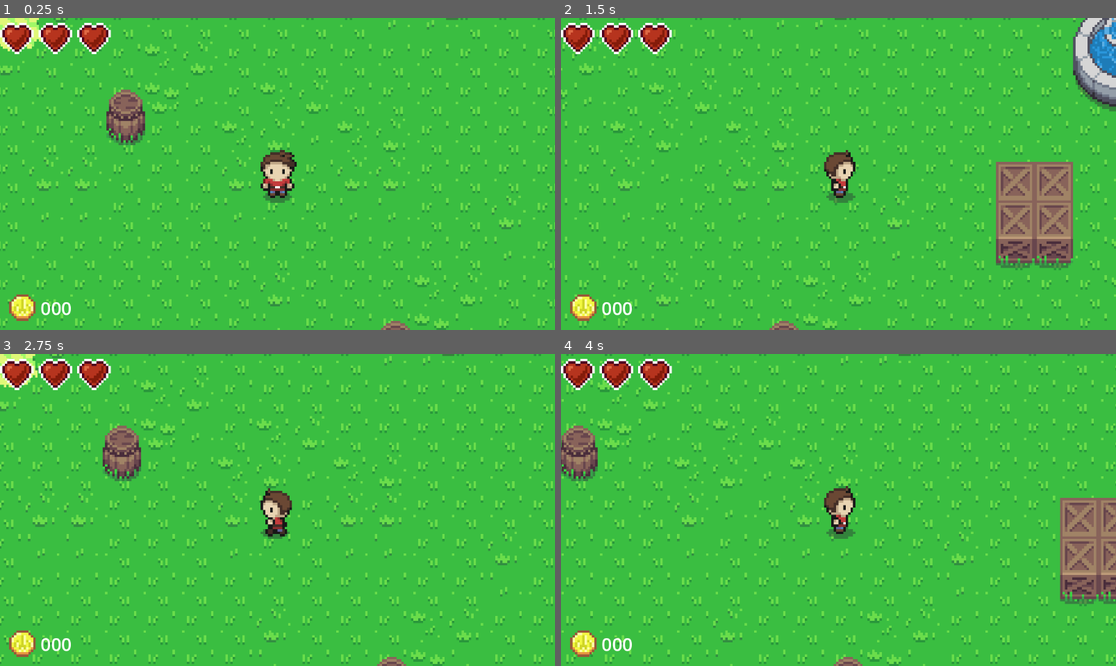
Above: before the commit, frames 1-4 (two rows, left to right).
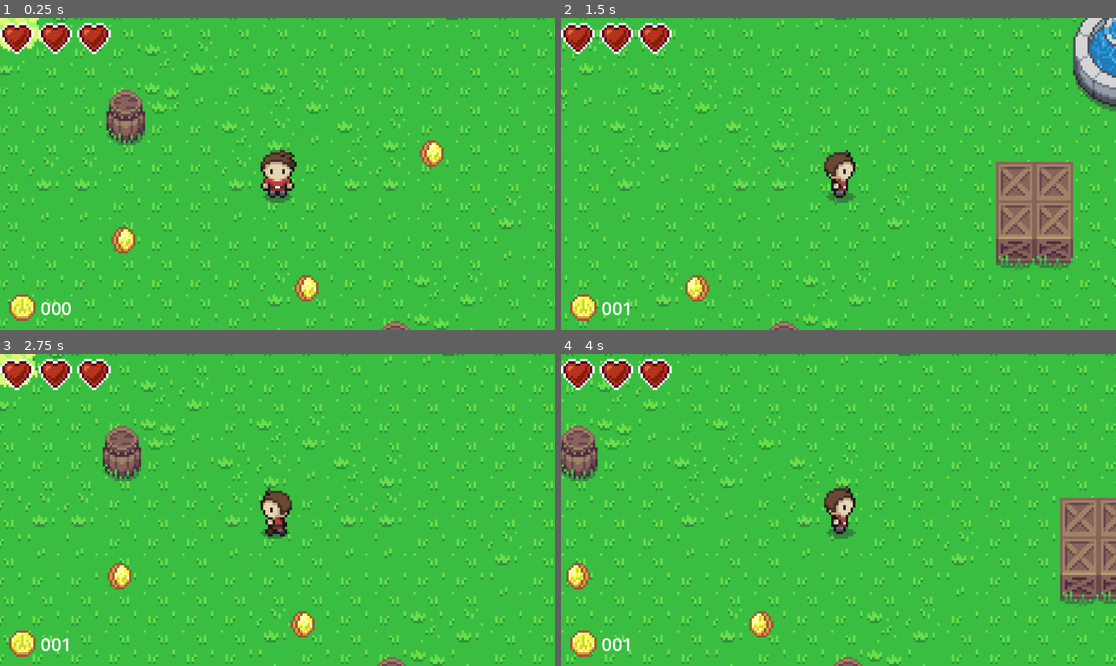
Above: after the commit, the same moments.

Repository: danielathome19/Game-Design-I
Game: Godot game, scene res://td_world_1.tscn
Two runs of this game, one before a commit and one after it. Both use one fixed random seed, a clock stepped at 60 frames per second and the inputs below. The project has no main scene, so this scene is started directly.
Inputs (mouse positions are in pixels of both pictures, inside the frame that each line leads up to):
- Up to frame 1 (0.25 s): no input
- Up to frame 2 (1.5 s): tap Enter (ui_accept) at 0.5, 0.77 s; move the mouse to (960, 158) at 0.52 s; hold Right (ui_right) 0.53-1.25 s; tap I (zoom_cam_in) at 0.6 s; click (960, 158) at 0.67 s; drag from (727, 189) to (810, 236) at 1.27 s
- Up to frame 3 (2.75 s): move the mouse to (333, 441) at 2.02 s; hold Left (ui_left) from 2.03 s (still down); tap I (zoom_cam_in) at 2.1 s
- Up to frame 4 (4 s): release Left (ui_left) at 2.75 s; drag from (810, 572) to (672, 463) at 2.77 s; move the mouse to (1005, 556) at 3.52 s; hold Right (ui_right) from 3.53 s (still down); tap I (zoom_cam_in) at 3.6 s; tap Enter (ui_accept) at 3.77 s

The runs differ from the first frame. In frame 1, 0.9% of the frame differs, in the area x 20-80%, y 39-91%; in frame 2, 0.3%; in frame 3, 0.6%; in frame 4, 0.6%.

Commit message:
Update 11/5

Diff:
--- a/entities/items/BaseItem.tscn
+++ b/entities/items/BaseItem.tscn
@@ -48,7 +48,7 @@
 [node name="AnimatedSprite2D" type="AnimatedSprite2D" parent="."]
 sprite_frames = SubResource("SpriteFrames_d507i")
 autoplay = "default"
-frame_progress = 0.89436
+frame_progress = 0.130401
 
 [node name="Area2D" type="Area2D" parent="."]
 
--- /dev/null
+++ b/entities/items/mini_coin.gd
@@ -0,0 +1,7 @@
+extends BaseItem
+
+func _init(): super._init(1)  # 1/4 of a heart
+
+func interact(player):
+	player.pickup_money(value)
+	remove()
--- /dev/null
+++ b/entities/items/mini_coin.tscn
@@ -0,0 +1,55 @@
+[gd_scene load_steps=9 format=3 uid="uid://dtr4u627fv0om"]
+
+[ext_resource type="Script" path="res://entities/items/mini_coin.gd" id="1_cc7gc"]
+[ext_resource type="Texture2D" uid="uid://dbt60ovnsbb45" path="res://assets/sprites/zelda_like/objects.png" id="1_v0xjp"]
+
+[sub_resource type="AtlasTexture" id="AtlasTexture_hhblu"]
+atlas = ExtResource("1_v0xjp")
+region = Rect2(0, 64, 16, 16)
+
+[sub_resource type="AtlasTexture" id="AtlasTexture_5hich"]
+atlas = ExtResource("1_v0xjp")
+region = Rect2(16, 64, 16, 16)
+
+[sub_resource type="AtlasTexture" id="AtlasTexture_8uq68"]
+atlas = ExtResource("1_v0xjp")
+region = Rect2(32, 64, 16, 16)
+
+[sub_resource type="AtlasTexture" id="AtlasTexture_7upbu"]
+atlas = ExtResource("1_v0xjp")
+region = Rect2(48, 64, 16, 16)
+
+[sub_resource type="SpriteFrames" id="SpriteFrames_pibs6"]
+animations = [{
+"frames": [{
+"duration": 1.0,
+"texture": SubResource("AtlasTexture_hhblu")
+}, {
+"duration": 1.0,
+"texture": SubResource("AtlasTexture_5hich")
+}, {
+"duration": 1.0,
+"texture": SubResource("AtlasTexture_8uq68")
+}, {
+"duration": 1.0,
+"texture": SubResource("AtlasTexture_7upbu")
+}],
+"loop": true,
+"name": &"default",
+"speed": 5.0
+}]
+
+[sub_resource type="CircleShape2D" id="CircleShape2D_x027m"]
+radius = 12.0
+
+[node name="mini_coin" type="Node2D"]
+script = ExtResource("1_cc7gc")
+
+[node name="AnimatedSprite2D" type="AnimatedSprite2D" parent="."]
+sprite_frames = SubResource("SpriteFrames_pibs6")
+autoplay = "default"
+
+[node name="Area2D" type="Area2D" parent="."]
+
+[node name="CollisionShape2D" type="CollisionShape2D" parent="Area2D"]
+shape = SubResource("CircleShape2D_x027m")
--- a/entities/items/mini_heart.tscn
+++ b/entities/items/mini_heart.tscn
@@ -48,7 +48,7 @@
 [node name="AnimatedSprite2D" type="AnimatedSprite2D" parent="."]
 sprite_frames = SubResource("SpriteFrames_nxsor")
 autoplay = "default"
-frame_progress = 0.418669
+frame_progress = 0.298454
 
 [node name="Area2D" type="Area2D" parent="."]
 
--- a/player_hud.gd
+++ b/player_hud.gd
@@ -24,6 +24,7 @@
 	draw_hearts()
 
 func _process(_delta: float) -> void:
+	$Money/Coins.text = "%03d" % player.data.money
 	var p_health = player.data.health
 	var full_hearts = floor(p_health / 20)
 	var remainder = int(p_health) % 20
--- a/project.godot
+++ b/project.godot
@@ -13,6 +13,10 @@
 config/name="Game-Design-1"
 config/features=PackedStringArray("4.3", "GL Compatibility")
 config/icon="res://icon.svg"
+
+[debug]
+
+gdscript/warnings/integer_division=0
 
 [input]
 
--- a/td_world_1.tscn
+++ b/td_world_1.tscn
@@ -1,8 +1,9 @@
-[gd_scene load_steps=4 format=4 uid="uid://cn0cuu22seg34"]
+[gd_scene load_steps=5 format=4 uid="uid://cn0cuu22seg34"]
 
 [ext_resource type="TileSet" uid="uid://ef4mwn6soyui" path="res://assets/tilesets/td_world_1.tres" id="1_g4y6e"]
 [ext_resource type="PackedScene" uid="uid://b4p82m8j8jbld" path="res://td_player.tscn" id="2_nhcv8"]
 [ext_resource type="PackedScene" uid="uid://dq8wuwe8qgw3n" path="res://entities/items/mini_heart.tscn" id="3_2fnuw"]
+[ext_resource type="PackedScene" uid="uid://dtr4u627fv0om" path="res://entities/items/mini_coin.tscn" id="4_v5h3y"]
 
 [node name="td_world1" type="Node2D"]
 
@@ -31,3 +32,12 @@
 
 [node name="mini_heart5" parent="." instance=ExtResource("3_2fnuw")]
 position = Vector2(-139, -55)
+
+[node name="mini_coin" parent="." instance=ExtResource("4_v5h3y")]
+position = Vector2(40, 96)
+
+[node name="mini_coin2" parent="." instance=ExtResource("4_v5h3y")]
+position = Vector2(-88, 132)
+
+[node name="mini_coin3" parent="." instance=ExtResource("4_v5h3y")]
+position = Vector2(-12, 152)
